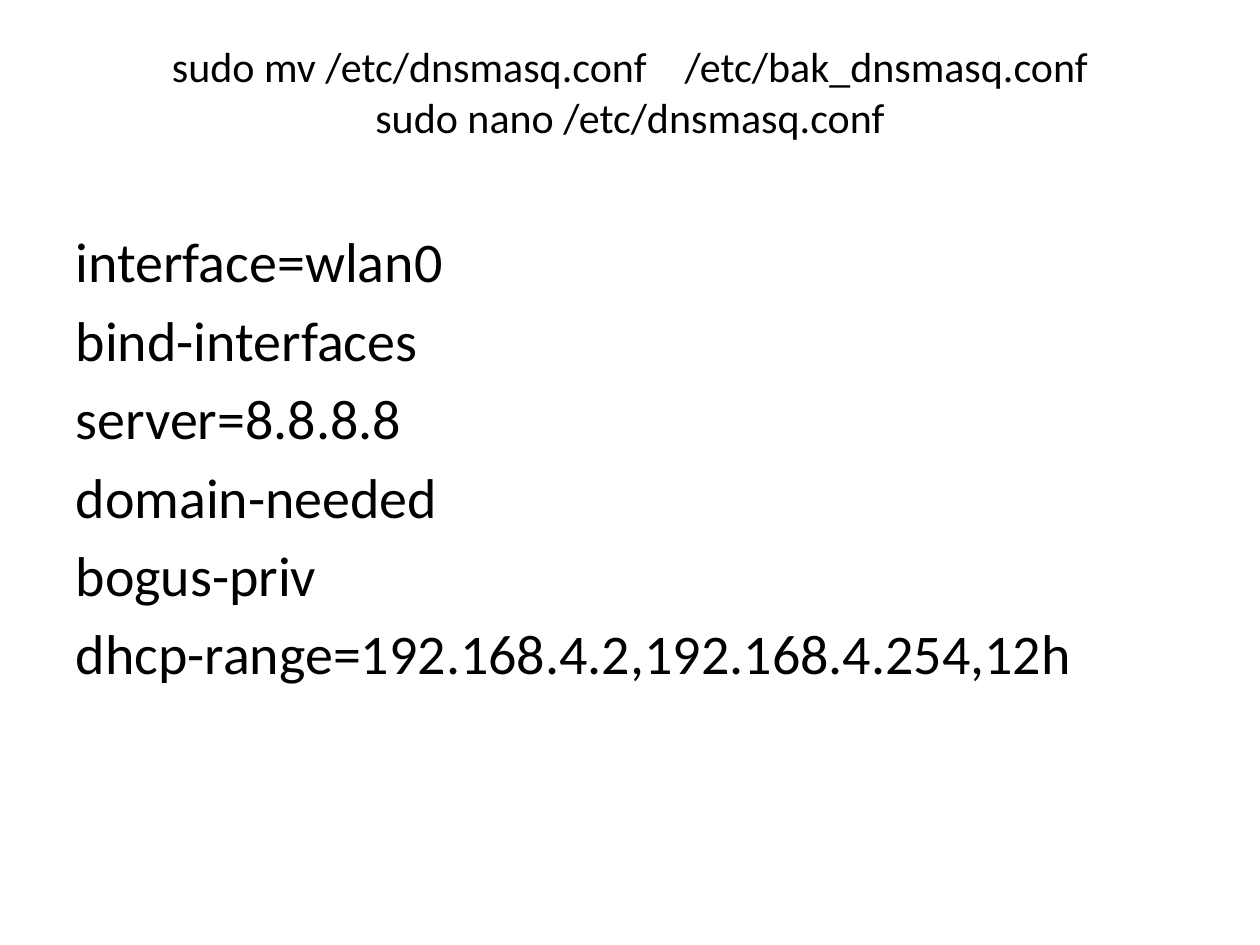
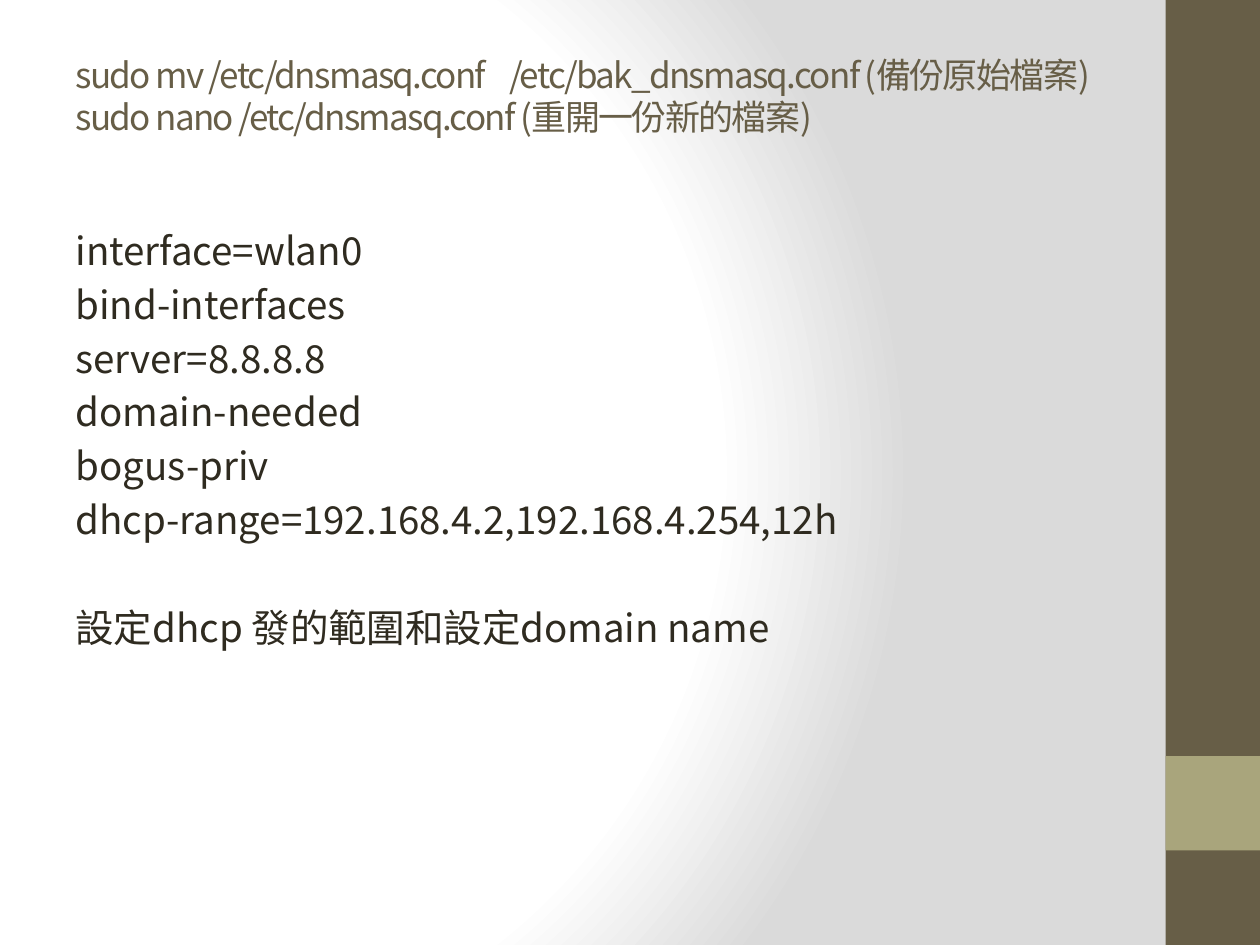
Before and after one commit to krnick/AP_MODE, a slide deck: slide 8 of 設定wifi ap_repeater.pptx. Drawn at 1260x945 pixels with LibreOffice and Linux fonts; fonts in the diff are those of the drawing. Boxes give left, top, right and bottom in pixels: in the first picture for what was removed or moved away, otherwise in the second. Text is boxed around its words. In the diff, an @@ line names an element or a change of style, - is before the commit and + after.

Commit message:
change

```diff
--- a/設定wifi ap_repeater.pptx
+++ b/設定wifi ap_repeater.pptx
@@ background #FFFFFF to gradient #FFFFFF to #DADADA @@
@@ rectangle added at (1166,0,1260,945), fill #675E47 @@
@@ title at (76,58,1090,138): text changed; size 24 to 20 pt; font Calibri to Noto Sans CJK SC; text colour #000000 to #675E47 @@
-sudo mv /etc/dnsmasq.conf /etc/bak_dnsmasq.conf
-sudo nano /etc/dnsmasq.conf
+sudo mv /etc/dnsmasq.conf /etc/bak_dnsmasq.conf (備份原始檔案)
+sudo nano /etc/dnsmasq.conf (重開一份新的檔案)
@@ text at (76,234,838,544): size 32 to 22 pt, font Calibri to Noto Sans CJK SC, text colour #000000 to #2F2B20 in "interface=wlan0", "bind-interfaces", "server=8.8.8.8", "domain-needed" and 2 more places; less space between paragraphs @@
@@ text at (76,609,770,651): paragraph added @@
+設定dhcp 發的範圍和設定domain name
@@ rectangle added at (1166,756,1260,850), fill #A9A57C @@
```
Also in this commit, not shown: 17 other slides changed.
